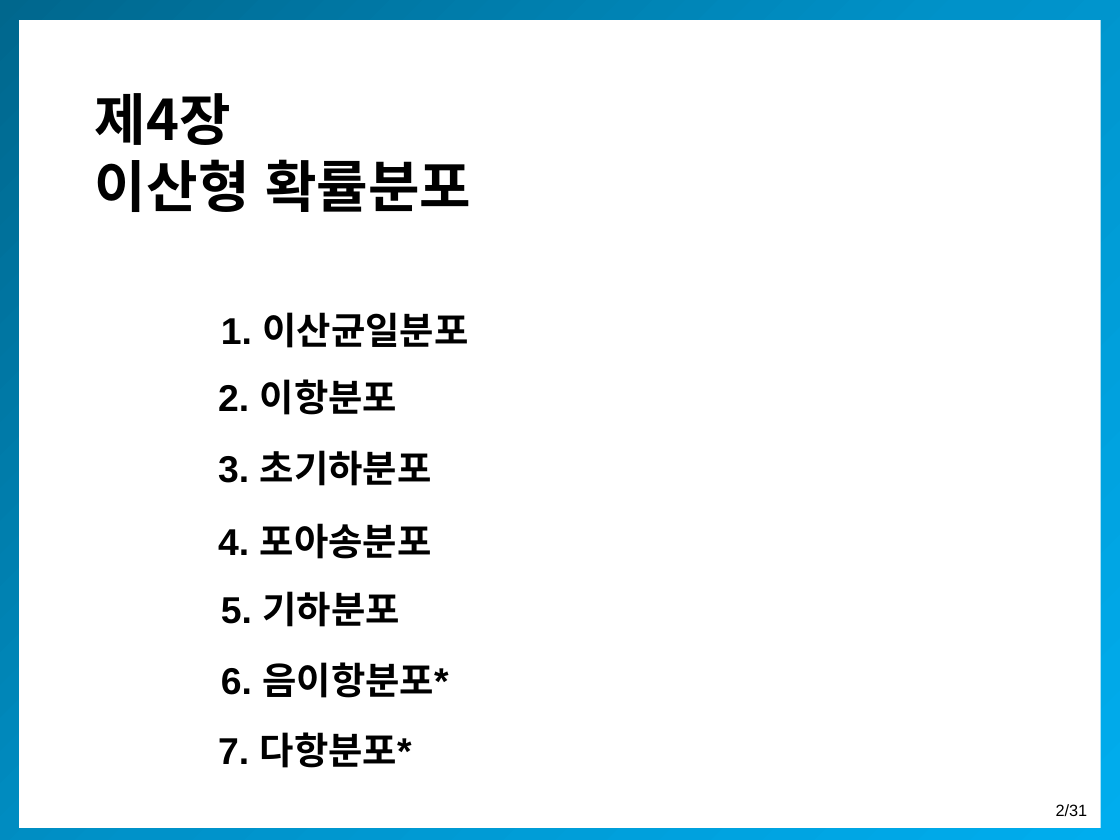
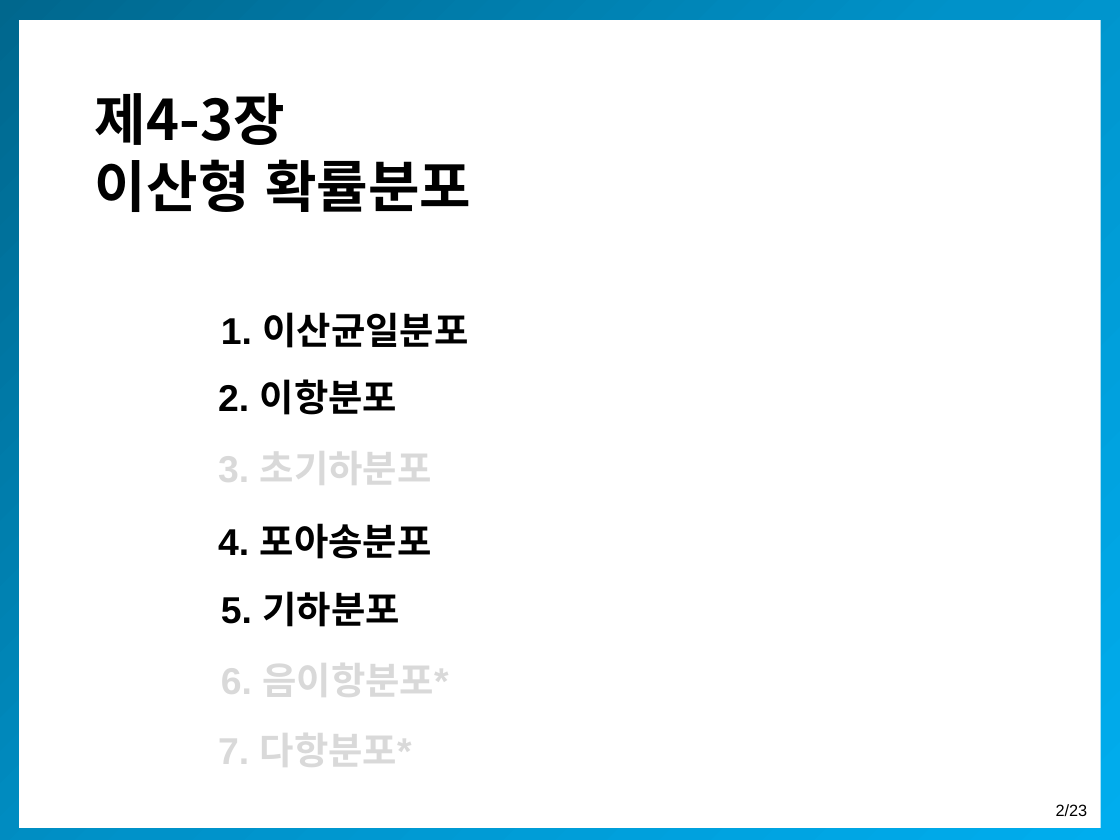
Before and after one commit to misdb/statistics, a slide deck: slide 2 of .gitbook/assets/chapter-04-3-kor (1).pptx. Drawn at 1120x840 pixels with LibreOffice and Linux fonts; fonts in the diff are those of the drawing. Boxes give left, top, right and bottom in pixels: in the first picture for what was removed or moved away, otherwise in the second. Text is boxed around its words. In the diff, an @@ line names an element or a change of style, - is before the commit and + after.

```diff
--- a/.gitbook/assets/chapter-04-3-kor (1).pptx
+++ b/.gitbook/assets/chapter-04-3-kor (1).pptx
@@ text at <box>95,93,471,212</box>: text changed @@
-제4장
-이산형 확률분포
+제4-3장
+이산형 확률분포
@@ text colour #000000 to #D9D9D9 in 3 elements at <box>218,439,432,493</box>, <box>221,651,448,705</box>, <box>218,721,412,775</box> @@
@@ page number at <box>1056,804,1088,816</box>: text changed @@
-2/31
+2/23
```
Also in this commit, not shown: 7 slides added, 5 other files.
